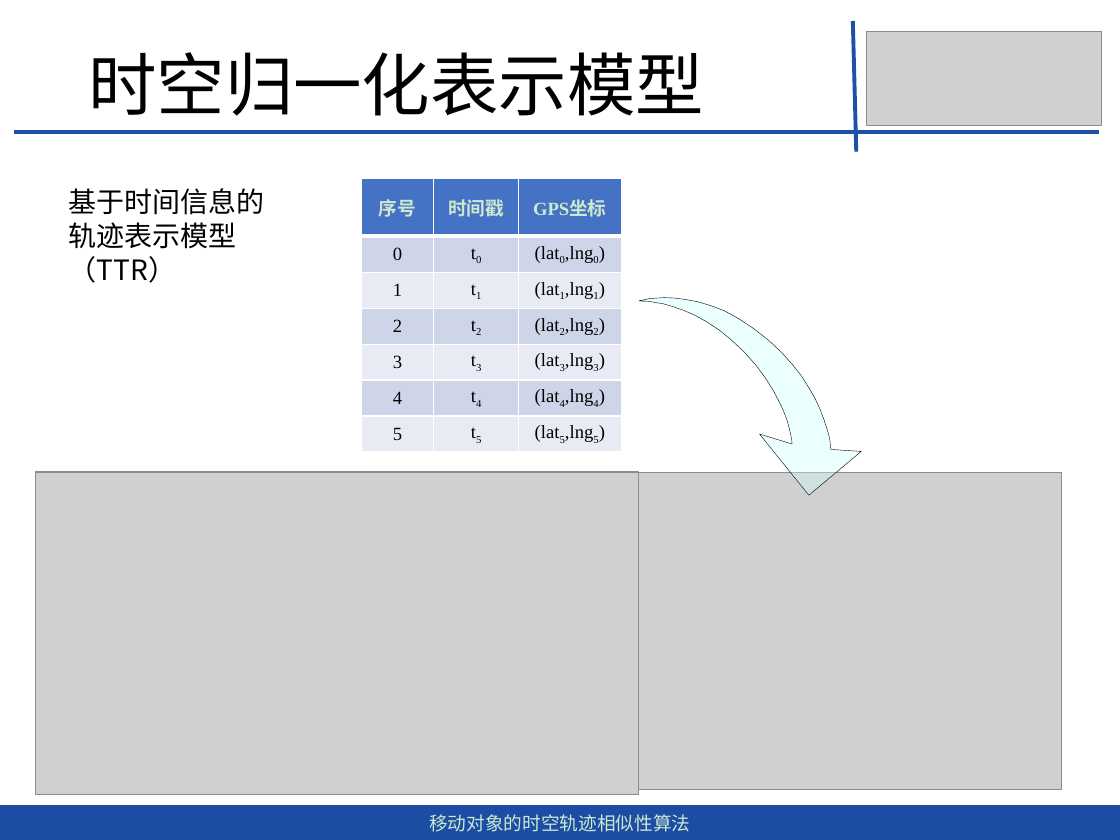
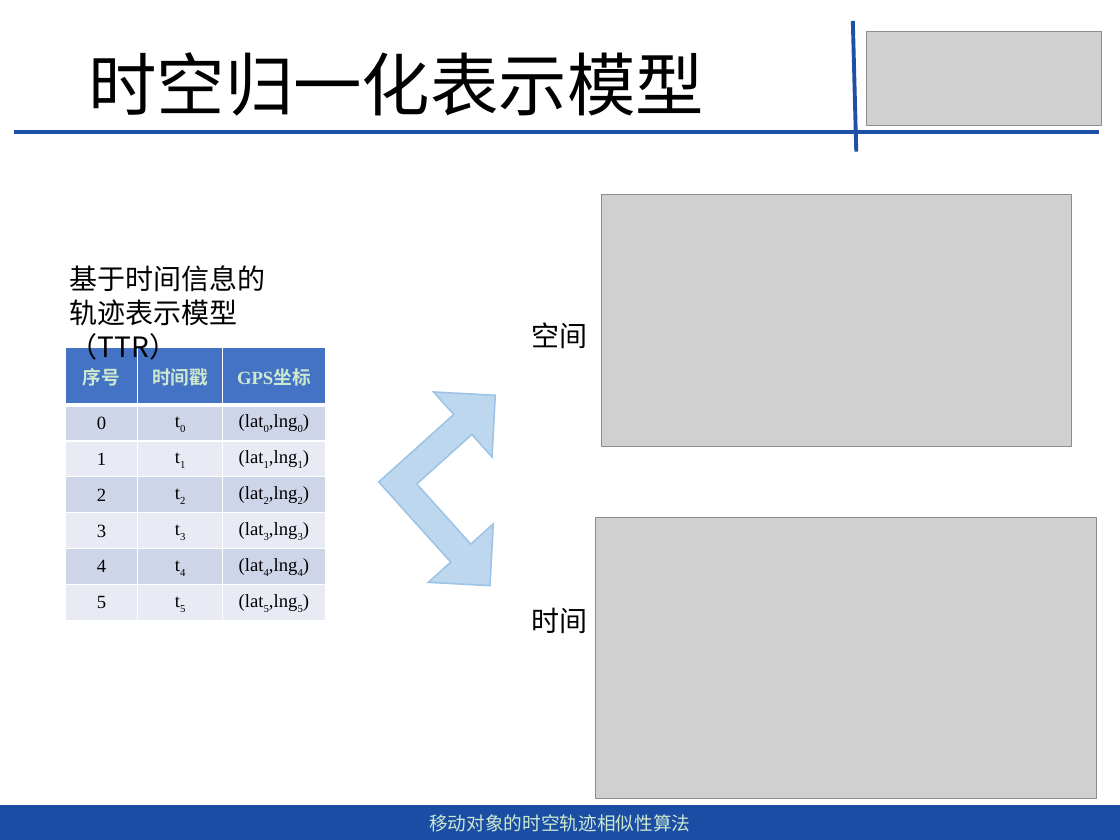
Before and after one commit to dingguangwei/biyelunwen, a slide deck: slide 7 of 移动对象的时空轨迹相似性查询算法-丁光伟-第2版.pptx. Drawn at 1120x840 pixels with LibreOffice and Linux fonts; fonts in the diff are those of the drawing; grey boxes stand for pictures. Boxes give left, top, right and bottom in pixels: in the first picture for what was removed or moved away, otherwise in the second. Text is boxed around its words. In the diff, an @@ line names an element or a change of style, - is before the commit and + after.

```diff
--- a/移动对象的时空轨迹相似性查询算法-丁光伟-第2版.pptx
+++ b/移动对象的时空轨迹相似性查询算法-丁光伟-第2版.pptx
@@ picture: place and size @@
-picture at [36,472,638,794]
+picture at [601,195,1072,447]
@@ text "基于时间信息的": place and size @@
-text "基于时间信息的" at [69,188,265,249]
+text "基于时间信息的" at [70,265,266,326]
@@ freeform shape removed at [640,242,869,525] @@
@@ text added at [531,322,587,349], 18 pt, text #000000 @@
+空间
@@ table: place and size @@
-table at [362,179,623,452]
+table at [65,347,326,620]
@@ left up arrow added at [336,362,587,614], fill #BDD7EE, outline #9DC3E6 1 pt @@
@@ picture: place and size @@
-picture at [638,472,1062,790]
+picture at [596,517,1096,799]
@@ text added at [531,607,587,634], 18 pt, text #000000 @@
+时间
```
Also in this commit, not shown: 18 other slides changed, 3 slides added, 1 slide removed, 4 other files.
